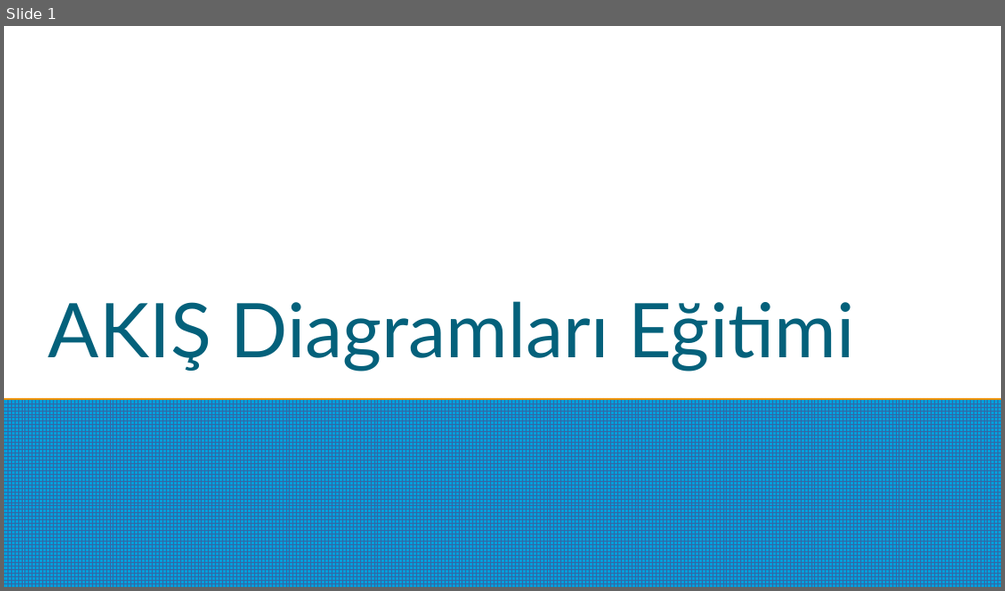
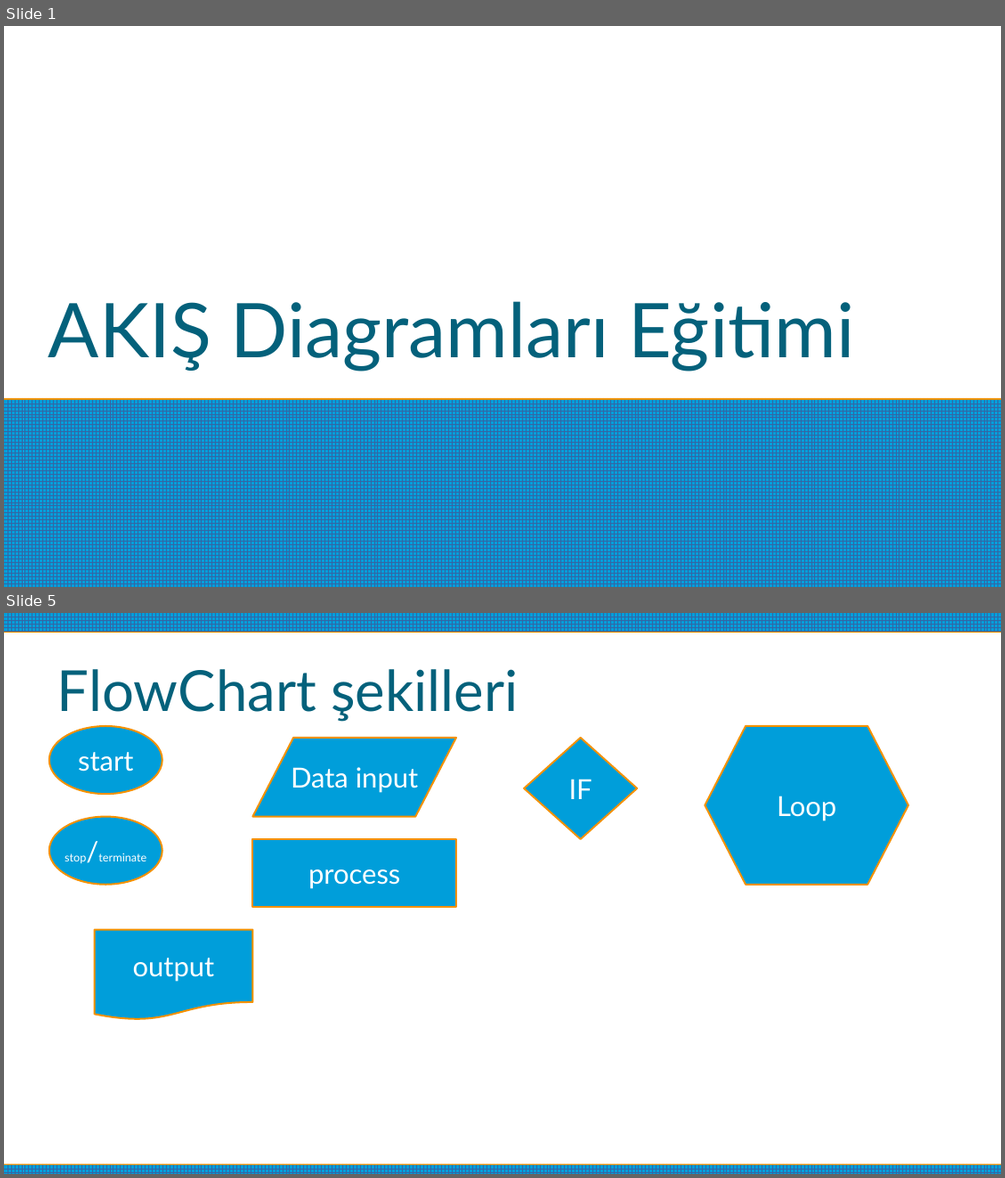
Before and after one commit to ulaskorpe/study, a slide deck: flow_charts.odp. Shown one above the other, each under a label of ours: slide 1 before the commit, slides 1 and 5 after it; the slides between them are not shown. The pictures are 1005x591 and 1005x1178 pixels, drawn with LibreOffice and Linux fonts; fonts in the diff are those of the drawing. Boxes give left, top, right and bottom in pixels: in the first picture for what was removed or moved away, otherwise in the second. Text is boxed around its words. In the diff, an @@ line names an element or a change of style, - is before the commit and + after.

Commit message:
flow

```diff
--- a/flow_charts.odp
+++ b/flow_charts.odp
@@ slide 5 added at box(4, 613, 1001, 1174), background #FFFFFF @@
@@ rectangle added at box(4, 613, 1001, 631), fill pattern #3465A4 on #009EDA @@
@@ title added at box(57, 669, 518, 722), 45 pt, text #04617B @@
+FlowChart şekilleri
@@ ellipse added at box(49, 726, 162, 794), fill #009EDA, outline #F49100 1.42 pt, 22 pt, text #FFFFFF @@
+start
@@ flow chart input output added at box(252, 738, 456, 817), fill #009EDA, outline #F49100 1.42 pt, 22 pt, text #FFFFFF @@
+Data input
@@ diamond added at box(524, 738, 637, 839), fill #009EDA, outline #F49100 1.42 pt, 22 pt, text #FFFFFF @@
+IF
@@ flow chart preparation added at box(705, 726, 908, 884), fill #009EDA, outline #F49100 1.42 pt, 22 pt, text #FFFFFF @@
+Loop
@@ ellipse added at box(49, 817, 162, 884), fill #009EDA, outline #F49100 1.42 pt, 9 pt, text #FFFFFF @@
+stop/terminate
@@ rectangle added at box(252, 839, 456, 907), fill #009EDA, outline #F49100 1.42 pt, 22 pt, text #FFFFFF @@
+process
@@ flow chart document added at box(95, 930, 252, 1020), fill #009EDA, outline #F49100 1.42 pt, 22 pt, text #FFFFFF @@
+output
@@ rectangle added at box(4, 1165, 1001, 1174), fill pattern #3465A4 on #009EDA @@
```
Also in this commit, not shown: 1 slide changed, 6 other slides added, 1 slide removed, 1 other file.
